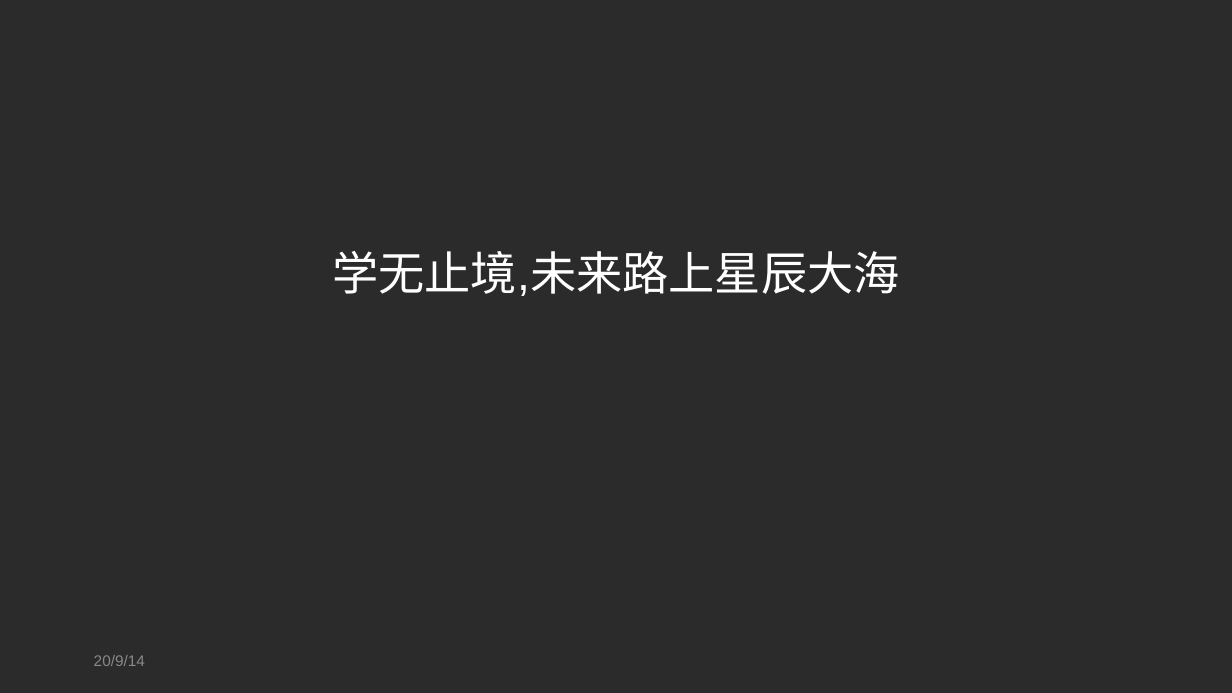
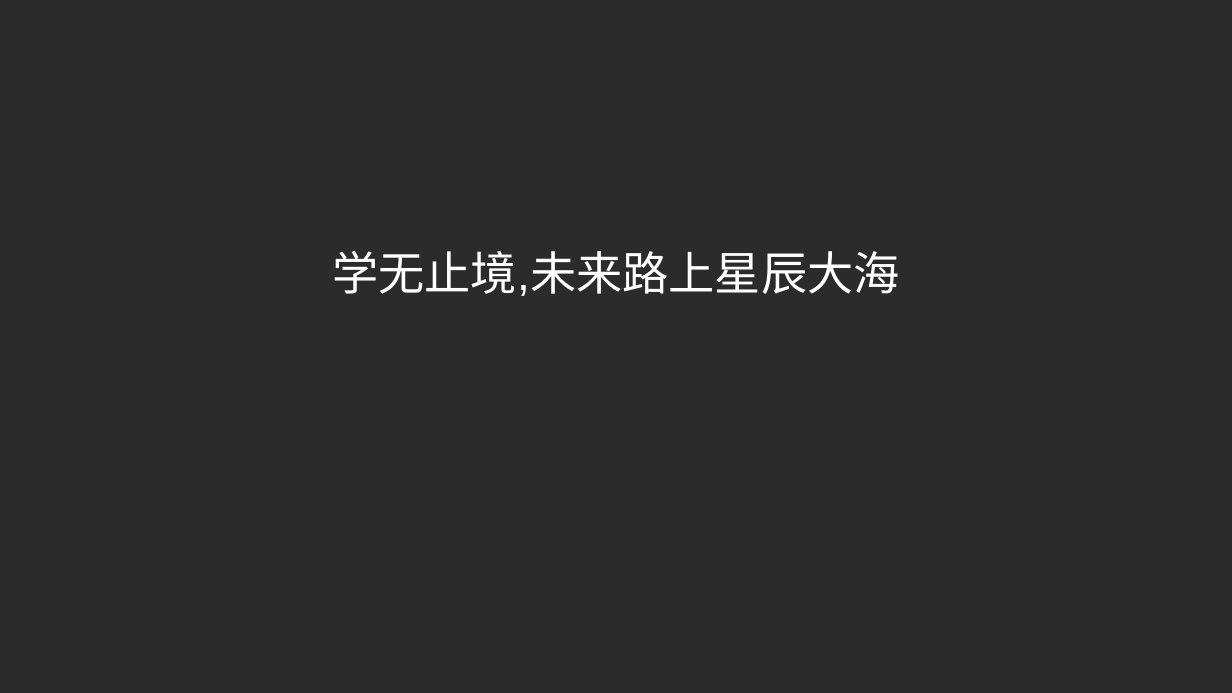
Before and after one commit to bigfairy-Jing/share-network-security, a slide deck: slide 24 of WebSecurity.ppt. Drawn at 1232x693 pixels with LibreOffice and Linux fonts; fonts in the diff are those of the drawing; background and template pictures are left out; a plain dark background stands for a picture behind light text. Boxes give left, top, right and bottom in pixels: in the first picture for what was removed or moved away, otherwise in the second. Text is boxed around its words. In the diff, an @@ line names an element or a change of style, - is before the commit and + after.

```diff
--- a/WebSecurity.ppt
+++ b/WebSecurity.ppt
@@ text removed at <box>94,655,145,666</box> @@
-20/9/14
```
Also in this commit, not shown: 1 other slide changed.
